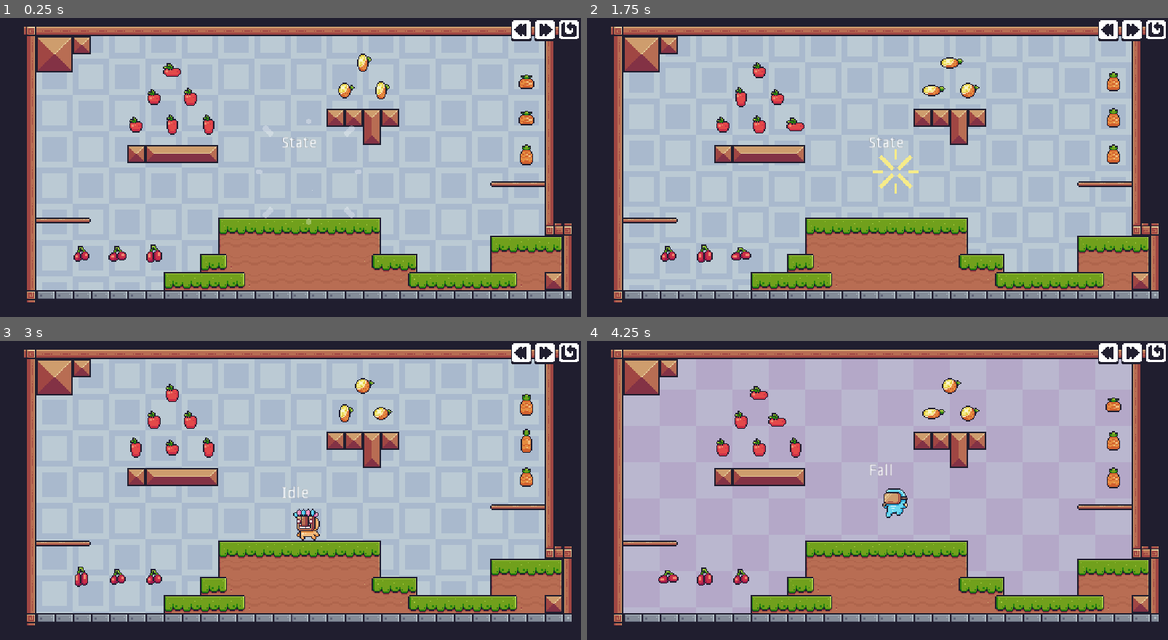
Above: before the commit, frames 1-4 (two rows, left to right).
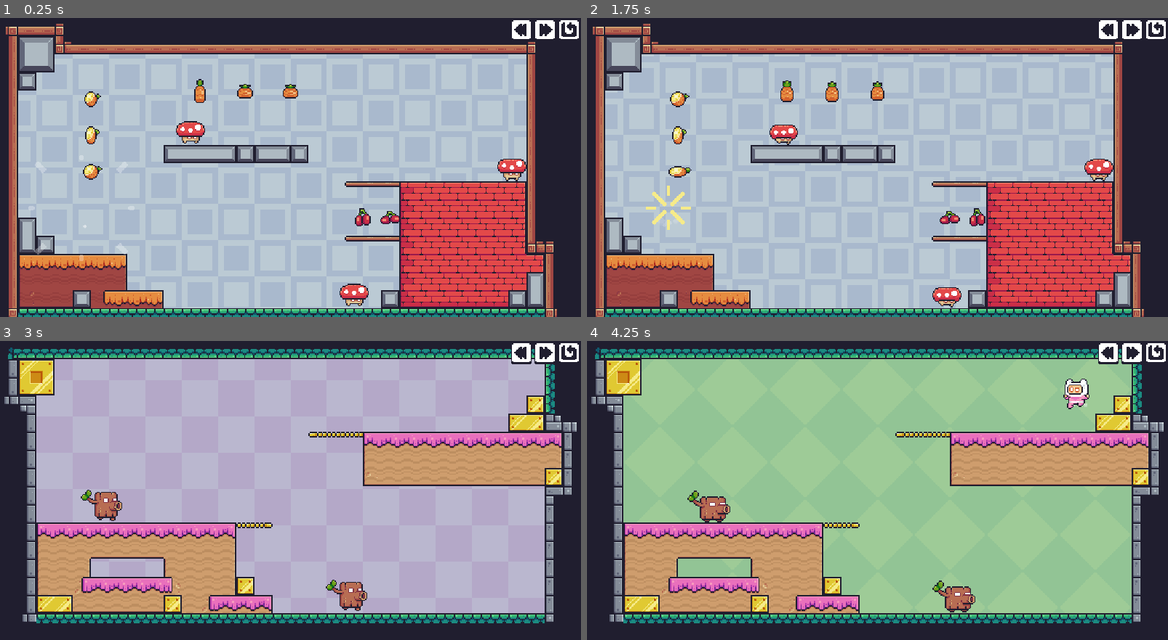
Above: after the commit, the same moments.

Repository: skaarj1989/PixelAdventure
Game: Godot game, scene res://src/Levels/Level_2_01.tscn
Two runs of this game, one before a commit and one after it. Both use one fixed random seed, a clock stepped at 60 frames per second and the inputs below. Before the commit the project starts from res://src/Levels/Level_1_01.tscn.
Inputs (mouse positions are in pixels of both pictures, inside the frame that each line leads up to):
- Up to frame 1 (0.25 s): no input
- Up to frame 2 (1.75 s): click (1156, 29) at 0.5 s; click (1156, 29) at 1.25 s
- Up to frame 3 (3 s): click (569, 352) at 2 s; click (546, 352) at 2.75 s
- Up to frame 4 (4.25 s): click (1156, 352) at 3.5 s

The runs differ from the first frame. In frame 1, 46% of the frame differs, in the area x 1-99%, y 1-100%; in frame 2, 46%; in frame 3, 50%; in frame 4, 83%, in the area x 0-100%, y 2-96%.

Commit message:
(none)

Diff:
--- a/project.godot
+++ b/project.godot
@@ -39,7 +39,7 @@
 [application]
 
 config/name="PixelAdventure"
-run/main_scene="res://src/Levels/Level_1_01.tscn"
+run/main_scene="res://src/Levels/Level_2_01.tscn"
 
 [autoload]
 
--- a/src/Enemies/Bullet.gd
+++ b/src/Enemies/Bullet.gd
@@ -42,7 +42,6 @@
 			rng.randf_range(0.1, 1.0) * -last_velocity.x + 0.5,
 			rng.randf_range(-1.0, 1.0) * (last_velocity.y + 0.1) * 0.5
 		)
-		print("impulse = %s" % String(impulse))
 		piece.apply_impulse(Vector2.ZERO, impulse)
 
 		queue_free()
--- a/src/Enemies/Mushroom/Mushroom.gd
+++ b/src/Enemies/Mushroom/Mushroom.gd
@@ -51,7 +51,6 @@
 		if collider.is_in_group("player"):
 			collider.take_damage(last_velocity)
 			velocity = last_velocity # Don't stop moving on collision
-			return
 		elif collision.normal.x != 0:
 			change_state(IDLE)
 
--- a/src/Enemies/Plant/Plant.tscn
+++ b/src/Enemies/Plant/Plant.tscn
@@ -4,7 +4,7 @@
 [ext_resource path="res://assets/Enemies/Plant/spritesheet.png" type="Texture" id=5]
 
 [sub_resource type="RectangleShape2D" id=1]
-extents = Vector2( 10, 14 )
+extents = Vector2( 10, 16 )
 
 [sub_resource type="Animation" id=2]
 resource_name = "attack"
@@ -80,7 +80,7 @@
 script = ExtResource( 4 )
 
 [node name="CollisionShape2D" type="CollisionShape2D" parent="."]
-position = Vector2( 4, 11 )
+position = Vector2( 4, 9 )
 shape = SubResource( 1 )
 
 [node name="Sprite" type="Sprite" parent="."]
--- a/src/FX/Dust.tscn
+++ b/src/FX/Dust.tscn
@@ -1,6 +1,7 @@
-[gd_scene load_steps=5 format=2]
+[gd_scene load_steps=6 format=2]
 
 [ext_resource path="res://src/FX/Dust.gd" type="Script" id=1]
+[ext_resource path="res://assets/Other/dust_particle.png" type="Texture" id=2]
 
 [sub_resource type="Gradient" id=1]
 offsets = PoolRealArray( 0, 0.976744, 1 )
@@ -36,4 +37,5 @@
 visibility_rect = Rect2( -50, -50, 100, 100 )
 local_coords = false
 process_material = SubResource( 3 )
+texture = ExtResource( 2 )
 script = ExtResource( 1 )
--- a/src/Levels/Level.gd
+++ b/src/Levels/Level.gd
@@ -1,4 +1,10 @@
 extends Node2D
+
+var chapters := {
+	1: { "num_levels": 18 },
+	2: { "num_levels": 20 },
+}
+
 
 onready var player_prefab := preload("res://src/Player/Player.tscn")
 onready	var fruit_prefab := preload("res://src/Items/Fruits/Fruit.tscn")
@@ -59,8 +65,45 @@
 
 
 func _on_HUD_next_level():
-	pass
+	var stats = stat_current_level()
+	var chapter_id = stats.chapter_id
+	var current_chapter = chapters[chapter_id]
+	var level_id = stats.level_id
+	if level_id == current_chapter.num_levels:
+		chapter_id += 1
+		level_id = 1
+	else:
+		level_id += 1
+
+	if chapter_id <= chapters.size():
+		open_level(chapter_id, level_id)
 
 
 func _on_HUD_prev_level():
-	pass
+	var stats = stat_current_level()
+	var chapter_id = stats.chapter_id
+	var level_id = stats.level_id
+	if level_id == 1:
+		chapter_id -= 1
+		if chapter_id == 0:
+			return
+		var prev_chapter = chapters[chapter_id]
+		level_id = prev_chapter.num_levels
+	else:
+		level_id -= 1
+
+	if chapter_id > 0:
+		open_level(chapter_id, level_id)
+
+
+func stat_current_level():
+	var fn = filename.get_file().get_basename().split("_")
+	return {
+		"chapter_id": fn[1].to_int(),
+		"level_id": fn[2].to_int()
+	}
+
+
+func open_level(chapter, level) -> void:
+	var str_id = "Level_%d_%0*d" % [chapter, 2, level]
+	get_tree().change_scene("res://src/Levels/%s.tscn" % str_id)
--- a/src/Levels/Level_2_05.tscn
+++ b/src/Levels/Level_2_05.tscn
@@ -21,7 +21,7 @@
 tile_data = PoolIntArray( 327690, 2, 0, 327695, 2, 0, 327700, 2, 0, 1376300, 4, 0, 1441803, 2, 0, 1441808, 2, 0, 1441813, 2, 0, 1441818, 2, 0, 1703980, 4, 0 )
 
 [node name="SpawnPoint" parent="." index="11"]
-position = Vector2( 448, 200 )
+position = Vector2( 449, 208 )
 
 [node name="Plant" parent="." index="13" instance=ExtResource( 2 )]
 position = Vector2( 456, 136 )
--- a/src/Player/Player.gd
+++ b/src/Player/Player.gd
@@ -70,6 +70,7 @@
 		velocity.y += GameState.GRAVITY * _delta
 
 	last_velocity = velocity
+	#velocity = move_and_slide(velocity, Vector2.UP, false, 4, PI / 4, true)
 	velocity = move_and_slide_with_snap(velocity, snap, Vector2.UP, false, 4, PI / 4, true)
 	if $StateMachine.state.name != "Hit":
 		check_collisions()
@@ -115,30 +116,34 @@
 				take_damage()
 				return
 
-			match collider.get_groups():
-				["terrain"]:
-					surface_type = GameState.SURFACE_TYPE.DEFAULT
-				["sand"]:
-					surface_type = GameState.SURFACE_TYPE.SAND
-					velocity.x *= (1.0 - get_friction())
-				["mud"]:
-					surface_type = GameState.SURFACE_TYPE.MUD
-					velocity.x *= (1.0 - get_friction())
-				["ice"]:
-					surface_type = GameState.SURFACE_TYPE.ICE
-				["projectile", ..]:
-					take_damage(collider.velocity)
-					return
-				["trap", ..]:
+			# NOTE: using 'match' instead of 'if' issued an hard to find bug!
+			# Order of groups in array returned by '.get_groups()' varies between calls
+			# hence using an open-ended array pattern: ["enemy", ..] will result in
+			# undetected collision in cases when the "enemy" group is not the first element
+			# in the array, like: ["idle_process", "enemy", "physics_process"]
+			if collider.is_in_group("terrain"):
+				surface_type = GameState.SURFACE_TYPE.DEFAULT
+			elif collider.is_in_group("sand"):
+				surface_type = GameState.SURFACE_TYPE.SAND
+				velocity.x *= (1.0 - get_friction())
+			elif collider.is_in_group("mud"):
+				surface_type = GameState.SURFACE_TYPE.MUD
+				velocity.x *= (1.0 - get_friction())
+			elif collider.is_in_group("ice"):
+				surface_type = GameState.SURFACE_TYPE.ICE
+			elif collider.is_in_group("projectile"):
+				take_damage(collider.velocity)
+				return
+			elif collider.is_in_group("trap"):
+				take_damage()
+				return
+			elif collider.is_in_group("enemy"):
+				if can_deal_damage(collider):
+					if collider.take_damage(last_velocity):
+						bounce_up(8.0)
+				else:
 					take_damage()
-					return
-				["enemy", ..]:
-					if can_deal_damage(collider):
-						if collider.take_damage(last_velocity):
-							bounce_up(8.0)
-					else:
-						take_damage()
-					return
+				return
 
 
 func get_feet_position() -> Vector2:
@@ -178,7 +183,7 @@
 	if _from != Vector2.ZERO:
 		velocity = _from
 	else:
-		# Stepped on enemy
+		# Stepped on an enemy
 		velocity.x *= -facing
 
 	velocity.y = -5 * GameState.TILE_SIZE
--- a/src/Player/Player.tscn
+++ b/src/Player/Player.tscn
@@ -63,6 +63,7 @@
 script = ExtResource( 3 )
 
 [node name="Label" type="Label" parent="." index="6"]
+visible = false
 margin_left = -24.0
 margin_top = -32.0
 margin_right = 31.0
--- a/src/Player/States/InAir/InAir.gd
+++ b/src/Player/States/InAir/InAir.gd
@@ -14,7 +14,6 @@
 
 
 func exit() -> void:
-	player.snap = Vector2.DOWN * 8
 	player.raycast.enabled = false
 	.exit()
 
--- a/src/Player/States/OnGround/OnGround.gd
+++ b/src/Player/States/OnGround/OnGround.gd
@@ -2,6 +2,7 @@
 
 
 func enter(_msg: Dictionary = {}) -> void:
+	player.snap = Vector2.DOWN * 8
 	player.can_jump = true
 	if player.surface_type == GameState.SURFACE_TYPE.DEFAULT:
 		player.spawn_dust()
--- a/src/Player/States/OnGround/Run.gd
+++ b/src/Player/States/OnGround/Run.gd
@@ -23,9 +23,7 @@
 
 
 func _on_Timer_timeout() -> void:
-	match player.surface_type:
-		GameState.SURFACE_TYPE.DEFAULT:
-			player.spawn_dust()
-		GameState.SURFACE_TYPE.SAND: pass
-		GameState.SURFACE_TYPE.MUD: pass
-		GameState.SURFACE_TYPE.ICE: pass
+	if player.surface_type == GameState.SURFACE_TYPE.DEFAULT:
+		player.spawn_dust()
+	else:
+		add_child(GameState.spawn_splash(player.surface_type, Vector2(0, 16)))
--- a/src/Traps/Fan/Fan.gd
+++ b/src/Traps/Fan/Fan.gd
@@ -42,7 +42,7 @@
 	target.snap = Vector2.ZERO
 
 
-func _on_AoE_body_exited(body) -> void:
+func _on_AoE_body_exited(_body) -> void:
 	target = null
 
 
